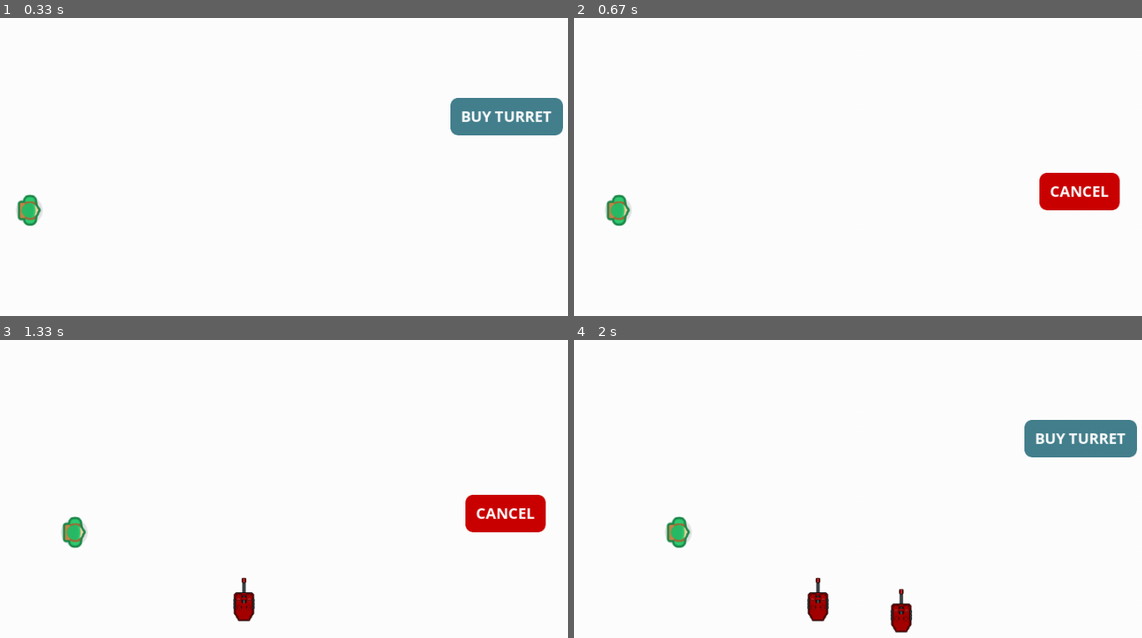
Above: before the commit, frames 1-4 (two rows, left to right).
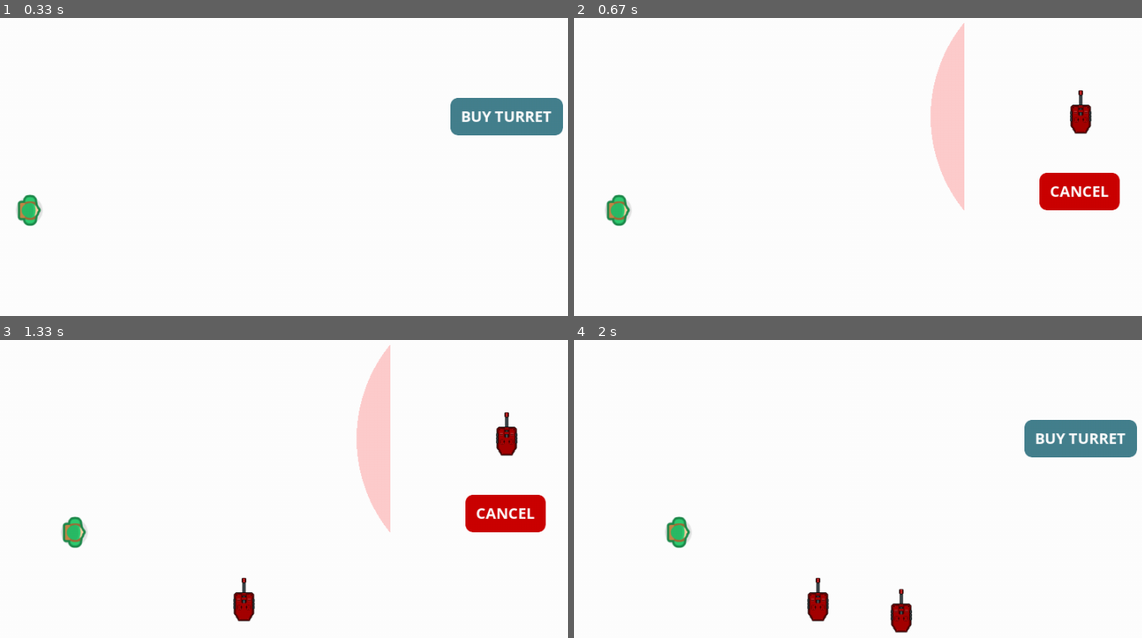
Above: after the commit, the same moments.

Repository: peter5454/PyGame
Game: pygame game, started from main.py
The game is run twice, just before and just after one commit, with the same random seed, the same clock (stepped at 60 frames per second) and the same inputs.
Inputs (mouse positions are in pixels of both pictures, inside the frame that each line leads up to):
- Up to frame 1 (0.33 s): no input
- Up to frame 2 (0.67 s): click (1079, 116) at 0.38 s
- Up to frame 3 (1.33 s): click (244, 605) at 0.72 s; click (505, 438) at 1.05 s
- Up to frame 4 (2 s): click (903, 614) at 1.38 s

Frame 1 is identical in both runs. In frame 2, 3.0% of the frame differs, in the area x 62-92%, y 1-65%; in frame 3, 3.0%; in frame 4, nothing differs.

Commit message:
Update main.py

Diff:
--- a/main.py
+++ b/main.py
@@ -85,13 +85,11 @@
     cursort_rect = cursor_turret.get_rect()
     cursor_pos = pg.mouse.get_pos()
     cursort_rect.center = cursor_pos
-
-    if cursor_pos[0] <= c.SCREEN_WIDTH:
-      screen.blit(cursor_turret, cursort_rect)
-      if overlapping_turrets(cursor_pos):
-        draw_circ(255,0,0,200)
-      else:
-        draw_circ(128,128,128,200)
+    screen.blit(cursor_turret, cursort_rect)
+    if overlapping_turrets(cursor_pos):
+      draw_circ(255,0,0,200)
+    else:
+      draw_circ(128,128,128,200)
 
 
     if cancel_button.draw(screen):
